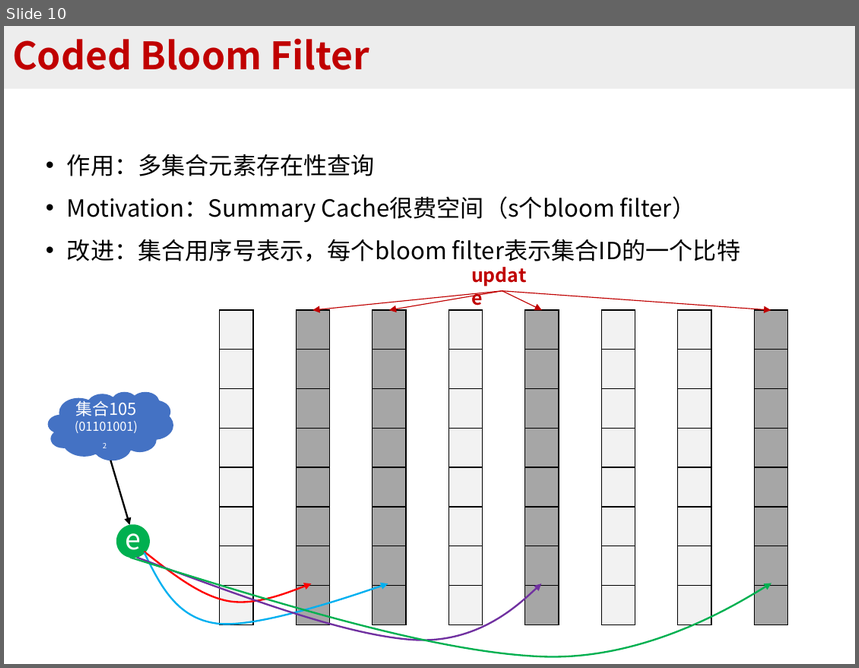
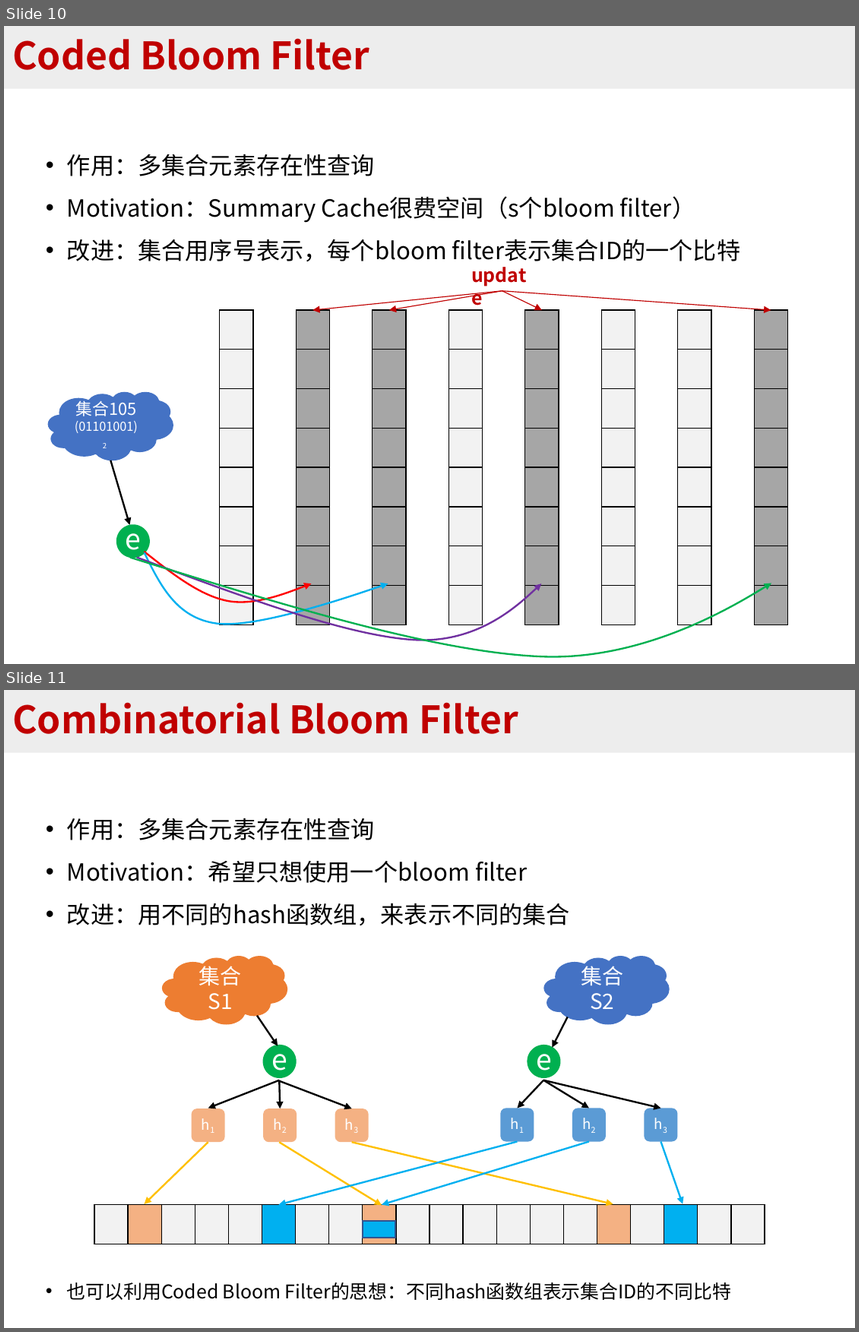
Before and after one commit to BlockLiu/Algorithms-for-Per-flow-Measurement, a slide deck: 常见sketch算法.pptx. Shown one above the other, each under a label of ours: slide 10 before the commit, slides 10 and 11 after it. The pictures are 859x668 and 859x1332 pixels, drawn with LibreOffice and Linux fonts; fonts in the diff are those of the drawing. Boxes give left, top, right and bottom in pixels: in the first picture for what was removed or moved away, otherwise in the second. Text is boxed around its words. In the diff, an @@ line names an element or a change of style, - is before the commit and + after.

Commit message:
update combinatorial bloom filter

```diff
--- a/常见sketch算法.pptx
+++ b/常见sketch算法.pptx
@@ slide 11 added at bbox=[4, 690, 855, 1328], background #FFFFFF @@
@@ title added at bbox=[4, 690, 855, 753], fill #EDEDED, 32 pt, text #C00000, bold @@
+Combinatorial Bloom Filter
@@ text added at bbox=[67, 818, 731, 1300], 20 pt, text #000000 @@
+• 作用：多集合元素存在性查询
+• Motivation：希望只想使用一个bloom filter
+• 改进：用不同的hash函数组，来表示不同的集合
+• 也可以利用Coded Bloom Filter的思想：不同hash函数组表示集合ID的不同比特
@@ cloud added at bbox=[162, 955, 287, 1024], fill #ED7D31, 18 pt, text #FFFFFF @@
+集合S1
@@ cloud added at bbox=[544, 955, 669, 1024], fill #4472C4, 18 pt, text #FFFFFF @@
+集合S2
@@ arrow added from (257, 1016) to (278, 1046), #000000 1.5 pt @@
@@ arrow added from (567, 1017) to (552, 1047), #000000 1.5 pt @@
@@ ellipse added at bbox=[262, 1045, 296, 1078], fill #00B050 @@
@@ text added at bbox=[272, 1041, 287, 1078], 24 pt, text #FFFFFF @@
+e
@@ ellipse added at bbox=[528, 1045, 560, 1078], fill #00B050 @@
@@ text added at bbox=[536, 1041, 552, 1078], 24 pt, text #FFFFFF @@
+e
@@ arrow added from (280, 1081) to (208, 1108), #000000 1.5 pt @@
@@ arrow added from (280, 1081) to (280, 1109), #000000 1.5 pt @@
@@ arrow added from (280, 1081) to (352, 1109), #000000 1.5 pt @@
@@ arrow added from (544, 1081) to (517, 1108), #000000 1.5 pt @@
@@ arrow added from (544, 1081) to (588, 1108), #000000 1.5 pt @@
@@ arrow added from (544, 1081) to (661, 1108), #000000 1.5 pt @@
@@ rounded rectangle added at bbox=[191, 1109, 224, 1142], fill #F4B183, 12 pt, text #FFFFFF @@
+h1
@@ rounded rectangle added at bbox=[264, 1109, 297, 1142], fill #F4B183, 12 pt, text #FFFFFF @@
+h2
@@ rounded rectangle added at bbox=[335, 1109, 368, 1142], fill #F4B183, 12 pt, text #FFFFFF @@
+h3
@@ rounded rectangle added at bbox=[500, 1108, 534, 1141], fill #5B9BD5, 12 pt, text #FFFFFF @@
+h1
@@ rounded rectangle added at bbox=[572, 1108, 606, 1141], fill #5B9BD5, 12 pt, text #FFFFFF @@
+h2
@@ rounded rectangle added at bbox=[644, 1108, 677, 1141], fill #5B9BD5, 12 pt, text #FFFFFF @@
+h3
@@ arrow added from (208, 1142) to (145, 1204), #FFC000 1.5 pt @@
@@ arrow added from (517, 1142) to (279, 1205), #00B0F0 1.5 pt @@
@@ arrow added from (280, 1143) to (382, 1206), #FFC000 1.5 pt @@
@@ arrow added from (352, 1142) to (614, 1204), #FFC000 1.5 pt @@
@@ arrow added from (588, 1142) to (382, 1205), #00B0F0 1.5 pt @@
@@ arrow added from (661, 1142) to (683, 1204), #00B0F0 1.5 pt @@
@@ table added at bbox=[94, 1205, 758, 1239], 1 rows, 20 columns @@
+ |  |  |  |  |  |  |  |  |  |  |  |  |  |  |  |  |  |  | 
@@ rectangle added at bbox=[363, 1221, 396, 1237], fill #00B0F0, outline #325491 1 pt @@
```
Also in this commit, not shown: 5 other files.
